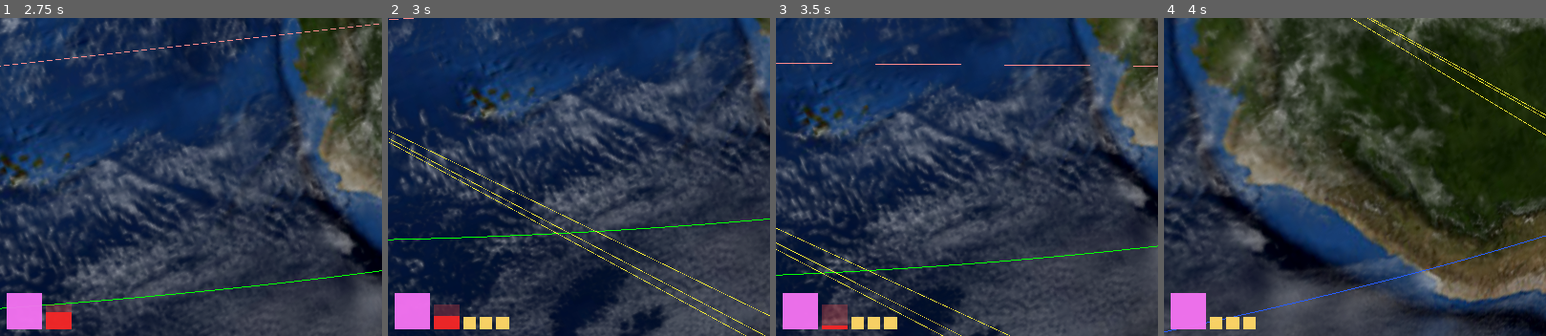
Above: before the commit, frames 1-4 (left to right).
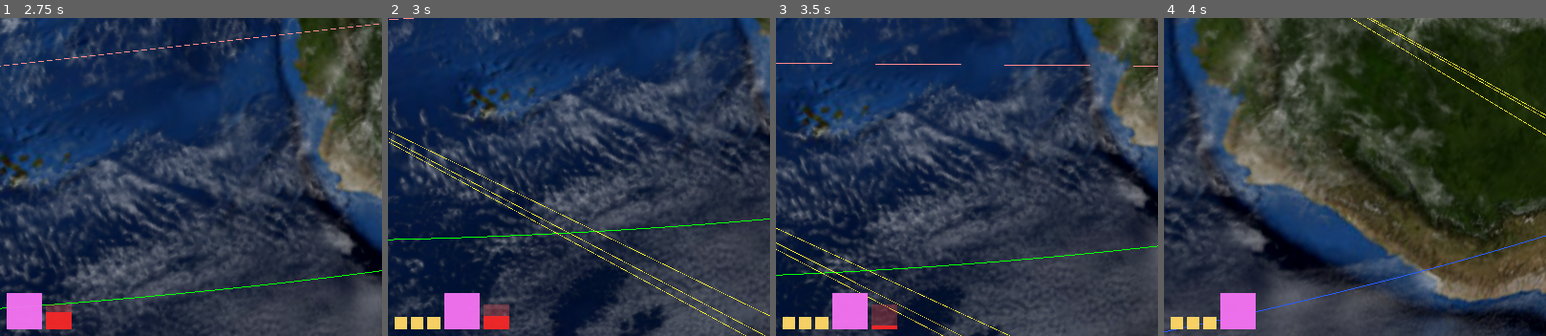
Above: after the commit, the same moments.

Repository: mellenburg/game
Game: Godot game, scene res://scenes/main.tscn
The game is run twice, just before and just after one commit, with the same random seed, the same clock (stepped at 60 frames per second) and the same inputs.
Inputs (mouse positions are % of the whole screen's width and height, from its top left):
- Up to frame 1 (2.75 s): tap Enter at 0.5 s; move the mouse to (55, 50) at 0.52 s; hold W (move_forward) from 0.53 s (still down); tap C (toggle_fire_control) at 0.6, 1.55, 2.3 s; move the mouse to (45, 50) at 1.27 s; tap J (add_decaying_enemy) at 1.35 s; move the mouse to (52, 48) at 2.02 s; tap B (add_enemies) at 2.1 s
- Up to frame 2 (3 s): keep holding W (move_forward); move the mouse to (49, 52) at 2.77 s; tap M (add_meteorites) at 2.85 s
- Up to frame 3 (3.5 s): keep holding W (move_forward); tap C (toggle_fire_control) at 3.05 s
- Up to frame 4 (4 s): keep holding W (move_forward); move the mouse to (57, 51) at 3.52 s; tap N (add_satellite) at 3.6 s; tap C (toggle_fire_control) at 3.8 s
The pictures show only the part of the screen within x 0-50%, y 50-100%; the shares and areas given below are measured in that part.

Frame 1 is identical in both runs. In frame 2, 2.9% of the frame differs, in the area x 1-32%, y 86-98%; in frame 3, 2.9%; in frame 4, 2.2%.

Commit message:
Cache time-to-impact per satellite
Both the laser MAX_DANGER target picker (per physics tick, per
attacker, per candidate) and the HUD enemy roster sort (per refresh,
per enemy) were re-running the propagation-clone for every body every
frame. With 100+ enemies that's tens of thousands of Newton-Raphson
iterations per second.

For an unforced body the orbit shape doesn't change between ticks, so
the predicted impact time at sim-time T+Δ is just (impact_eta_at_T -
Δ). Cache the value on Satellite, decrement it inside advance_time
when the body propagates without a velocity change, and invalidate on
player thrust / decaying-orbit perigee burn. Steady-state cost drops
to one float subtract per body per tick; a fresh propagation runs
exactly once per spawn (or per maneuver).

Cache horizon at fill time is bumped to one day with 60 sec steps so
high-altitude meteorite spawns (40-70k km, 4-7 km/s inward) resolve
to a real number rather than the previous 30-min/1800s INF tail.

https://claude.ai/code/session_01TriXTcCxX5Qj8cEsKUxNmT

Diff:
--- a/godot/scripts/earth_system.gd
+++ b/godot/scripts/earth_system.gd
@@ -285,7 +285,7 @@
 		var d2: float = (other.orbit.r - attacker.orbit.r).length_squared()
 		var t := INF
 		if max_danger:
-			t = other.orbit.time_to_impact()
+			t = other.time_to_impact_now()
 		var better := false
 		if max_danger:
 			if t < best_t:
--- a/godot/scripts/hud.gd
+++ b/godot/scripts/hud.gd
@@ -215,19 +215,11 @@
 # not intersect the surface (regular orbital enemies) all share INF and
 # fall to the tail; the instance-id tiebreaker keeps their relative
 # order stable across HUD refreshes so they don't shuffle visually.
-# Time-to-impact is sampled once per body, not per comparison, so the
-# sort is O(n log n) comparisons over O(n) propagation clones.
 #
-# Horizon is generous (2 hours) and step is coarse (60 sec): meteorite
-# storms spawn at 40–70 000 km altitude at 4–7 km/s inward, so a tighter
-# horizon would tie every freshly-spawned body at INF and the sort would
-# degenerate to instance-id order until they got close. 60 sec
-# resolution is plenty for ranking — the difference between two bodies
-# usually runs into hundreds of seconds.
-const ENEMY_TTI_HORIZON_SEC: float = 7200.0
-const ENEMY_TTI_STEP_SEC: float = 60.0
-
-
+# Reads the cached `time_to_impact_now()` value — for an unforced body
+# that's a single field read, computed once at spawn and decremented
+# each tick by the satellite itself. So this sort is O(n log n) field
+# reads with at most one fresh propagation per newly-spawned enemy.
 func _sort_enemies_by_impact_urgency(
 	enemies: Array[Satellite]
 ) -> Array[Satellite]:
@@ -237,9 +229,7 @@
 	for sat in enemies:
 		pairs.append({
 			"sat": sat,
-			"tti": sat.orbit.time_to_impact(
-				ENEMY_TTI_HORIZON_SEC, ENEMY_TTI_STEP_SEC
-			),
+			"tti": sat.time_to_impact_now(),
 			"id": sat.get_instance_id(),
 		})
 	pairs.sort_custom(func(a: Dictionary, b: Dictionary) -> bool:
--- a/godot/scripts/satellite.gd
+++ b/godot/scripts/satellite.gd
@@ -99,6 +99,24 @@
 # auto-targeting choice the live simulation will make.
 var targeting_mode: int = TARGETING_MAX_DAMAGE
 
+# Cached predicted seconds until this body's current trajectory hits
+# Earth's surface, valid as of right now. NAN means "unknown — compute
+# on next access"; INF means "no impact in the propagator's horizon"
+# (and stays INF as long as the orbit isn't perturbed); a finite value
+# decrements by sim_delta each tick the orbit is propagated without a
+# velocity change. advance_time invalidates the cache on player thrust
+# and on the decaying-enemy perigee burn, since either of those alter
+# the orbit and the previous prediction no longer holds.
+#
+# Horizon at cache fill is generous (one day) so meteorites spawned at
+# the high end of the storm shell — where naive ttf can run > 7000 sec
+# — still resolve to a real number rather than INF. The propagation is
+# paid once per spawn (or per maneuver); in normal play each body
+# computes its tti exactly once before being shot down or impacting.
+const IMPACT_CACHE_HORIZON_SEC: float = 86400.0
+const IMPACT_CACHE_STEP_SEC: float = 60.0
+var cached_impact_eta: float = NAN
+
 # Wall-clock timestamp at which the orange "I got hit" tint reverts to
 # the team color. Wall-clock so the pulse is visible regardless of how
 # compressed time_factor makes sim seconds.
@@ -188,6 +206,30 @@
 ## empty.
 func toggle_fire_control() -> void:
 	fire_control_active = not fire_control_active
+
+
+## Predicted seconds-until-impact-on-Earth as of right now, cached so
+## the targeting / HUD ranking paths don't pay a fresh propagation per
+## frame. First call computes it the slow way (clone the orbit, march
+## forward in 60 sec steps until a surface crossing or the one-day
+## horizon expires); subsequent calls just return the stored value.
+## advance_time decrements the cache by sim_delta each tick the body
+## propagates without a velocity change, and maneuvers / perigee burns
+## invalidate it so the next access recomputes against the new orbit.
+func time_to_impact_now() -> float:
+	if is_nan(cached_impact_eta):
+		cached_impact_eta = orbit.time_to_impact(
+			IMPACT_CACHE_HORIZON_SEC, IMPACT_CACHE_STEP_SEC
+		)
+	return cached_impact_eta
+
+
+## Mark the cached impact ETA stale so the next access recomputes it.
+## Called by every code path that mutates `orbit.v` outside of free
+## propagation — player thrust, the decaying-orbit perigee burn, and
+## state cloning between real and planning satellites.
+func invalidate_impact_cache() -> void:
+	cached_impact_eta = NAN
 
 
 ## Flip the laser targeting mode between MAX_DAMAGE (closest target) and
@@ -247,12 +289,22 @@
 	if did_maneuver:
 		# Player thrust is the only caller of relative_maneuver; clamp
 		# it so it can't drive periapsis below the surface. Meteorites
-		# never enter this branch (no operator).
+		# never enter this branch (no operator). Invalidate the impact
+		# cache before stepping — the new velocity makes the prior
+		# prediction stale.
+		invalidate_impact_cache()
 		ok = orbit.relative_maneuver(
 			get_current_maneuver(), delta_time, SAFE_PERIAPSIS_KM
 		)
 	else:
 		ok = orbit.propagate(delta_time)
+		# Free propagation: orbit shape is unchanged, so the cached
+		# impact ETA just shrinks by the elapsed simulated time. NAN
+		# (uncached) and INF (no-impact orbit) are left alone — the
+		# is_finite guard catches both. Whichever side runs first does
+		# not matter; we burn the propagation we have to do anyway.
+		if is_finite(cached_impact_eta):
+			cached_impact_eta -= delta_time
 	did_maneuver = false
 	raw_maneuver = Vector3.ZERO
 	if not ok:
@@ -341,6 +393,9 @@
 	# then recomputes derived elements — equivalent to "set v" without
 	# touching the propagator's private API.
 	var dv := orbit.v * (k - 1.0)
+	# Burn changes the orbit shape; the cached impact ETA was computed
+	# against the pre-burn trajectory, so it's stale now.
+	invalidate_impact_cache()
 	if not orbit.maneuver(dv, 0.0):
 		orbit_alive = false
 		_hide_visuals()
@@ -375,6 +430,11 @@
 	engagement_range_km = other.engagement_range_km
 	fire_control_active = other.fire_control_active
 	targeting_mode = other.targeting_mode
+	# Mirror the cache so the planning preview's HUD ranking matches the
+	# real fleet's. The planning sat advances on its own timeline after
+	# this clone, and its own advance_time will keep the ETA consistent
+	# (decrementing on free propagation, invalidating on maneuvers).
+	cached_impact_eta = other.cached_impact_eta
 	if other.weapons.is_empty():
 		weapons.clear()
 	if is_inside_tree():
